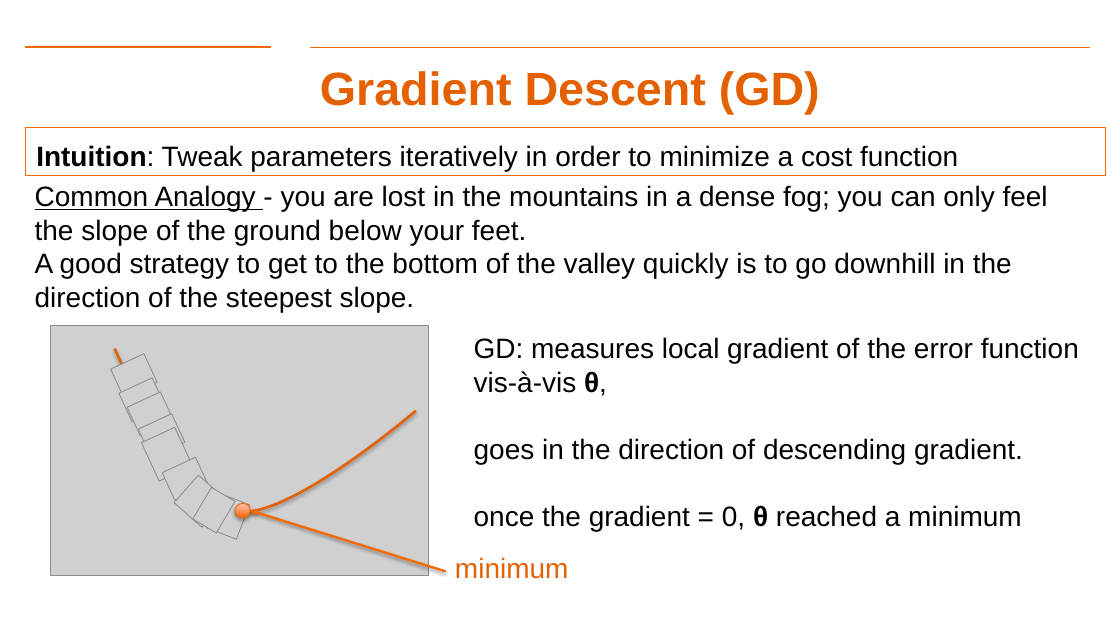
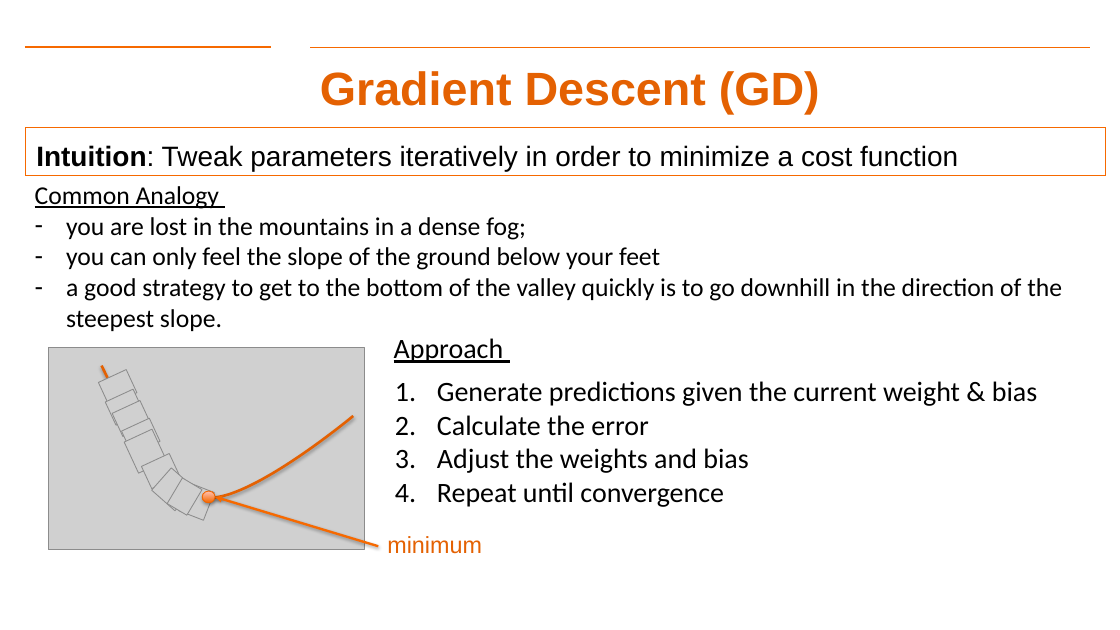
Before and after one commit to gk5951/RIT-DSCI-633-FDS, a slide deck: slide 18 of Syllabus/Lecture04/Lec04.pptx (slide 19 before the commit). Drawn at 1120x630 pixels with LibreOffice and Linux fonts; fonts in the diff are those of the drawing; grey boxes stand for pictures; background and template pictures are left out. Boxes give left, top, right and bottom in pixels: in the first picture for what was removed or moved away, otherwise in the second. Text is boxed around its words. In the diff, an @@ line names an element or a change of style, - is before the commit and + after.

```diff
--- a/Syllabus/Lecture04/Lec04.pptx
+++ b/Syllabus/Lecture04/Lec04.pptx
@@ text at box(35, 186, 1062, 331): text changed; size 24 to 22 pt; font Arial to Calibri @@
-Common Analogy - you are lost in the mountains in a dense fog; you can only feel the slope of the ground below your feet.
-A good strategy to get to the bottom of the valley quickly is to go downhill in the direction of the steepest slope.
+Common Analogy
+– you are lost in the mountains in a dense fog;
+– you can only feel the slope of the ground below your feet
+– a good strategy to get to the bottom of the valley quickly is to go downhill in the direction of the steepest slope.
@@ picture: place and size @@
-picture at box(50, 326, 429, 576)
+picture at box(48, 347, 364, 549)
@@ text added at box(394, 338, 504, 363), 24 pt, text #000000, underline @@
+Approach
@@ text removed at box(474, 337, 1079, 532) @@
-GD: measures local gradient of the error function vis-à-vis θ,
-goes in the direction of descending gradient.
-once the gradient = 0, θ reached a minimum
@@ picture: place and size @@
-picture at box(111, 353, 158, 398)
+picture at box(98, 370, 137, 406)
@@ freeform shape: place and size @@
-freeform shape at box(114, 349, 416, 512)
+freeform shape at box(102, 365, 354, 498)
@@ picture: place and size @@
-picture at box(119, 378, 165, 422)
+picture at box(105, 389, 144, 425)
@@ text added at box(437, 381, 1037, 507), 24 pt, text #000000 @@
+1. Generate predictions given the current weight & bias
+2. Calculate the error
+3. Adjust the weights and bias
+4. Repeat until convergence
@@ picture: place and size @@
-picture at box(127, 392, 174, 436)
+picture at box(112, 401, 150, 437)
@@ picture: place and size @@
-picture at box(139, 414, 186, 458)
+picture at box(121, 419, 160, 454)
@@ picture: place and size @@
-picture at box(142, 428, 193, 481)
+picture at box(124, 429, 167, 474)
@@ picture: place and size @@
-picture at box(162, 457, 208, 500)
+picture at box(142, 454, 180, 489)
@@ picture: place and size @@
-picture at box(174, 476, 226, 528)
+picture at box(152, 468, 195, 511)
@@ picture: place and size @@
-picture at box(192, 487, 235, 533)
+picture at box(167, 478, 202, 515)
@@ picture: place and size @@
-picture at box(206, 494, 249, 540)
+picture at box(179, 483, 214, 520)
@@ ellipse: place and size @@
-ellipse at box(235, 503, 250, 518)
+ellipse at box(202, 492, 215, 503)
@@ arrow moved from (446, 571) - (250, 511) to (378, 546) - (215, 497) @@
@@ text "minimum": place and size @@
-text "minimum" at box(455, 557, 569, 579)
+text "minimum" at box(387, 536, 482, 554)
@@ text "minimum" at box(387, 536, 482, 554): size 24 to 20 pt @@
```
Also in this commit, not shown: 5 other slides changed, 1 slide added, 2 slides removed, 1 other file.
